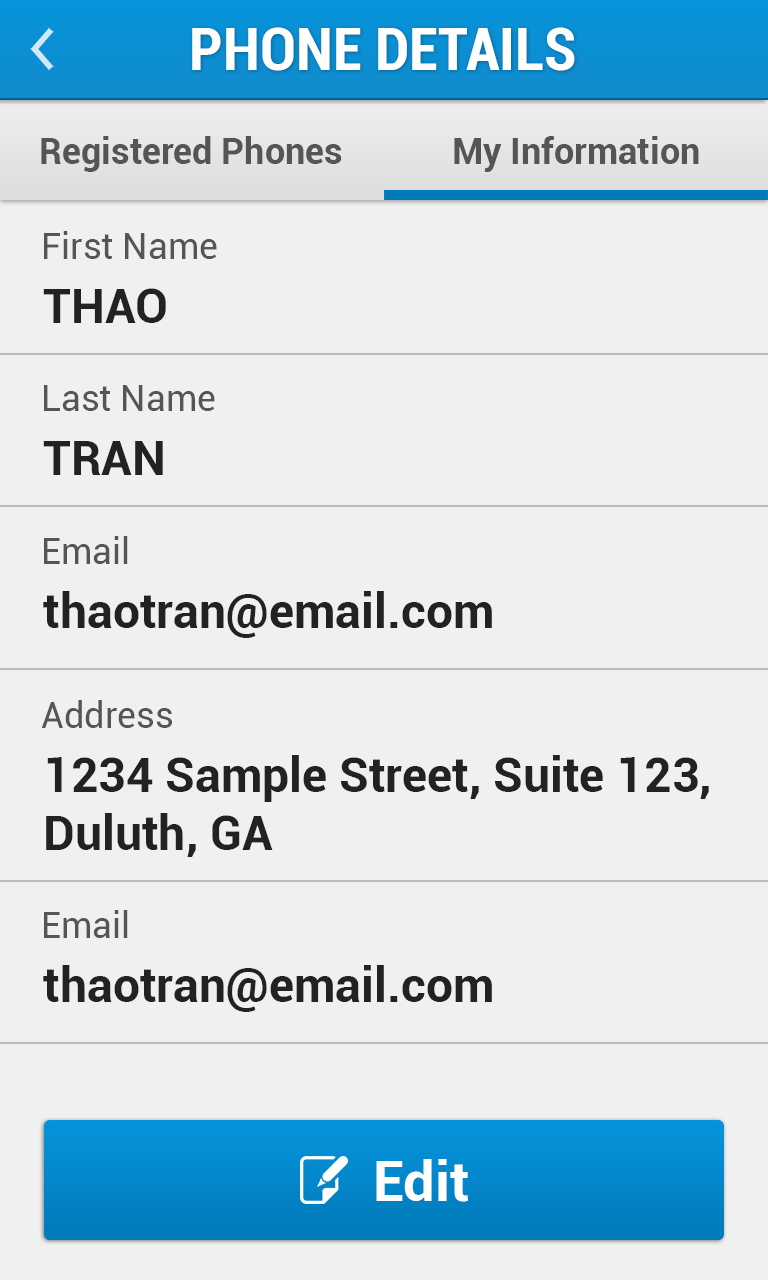
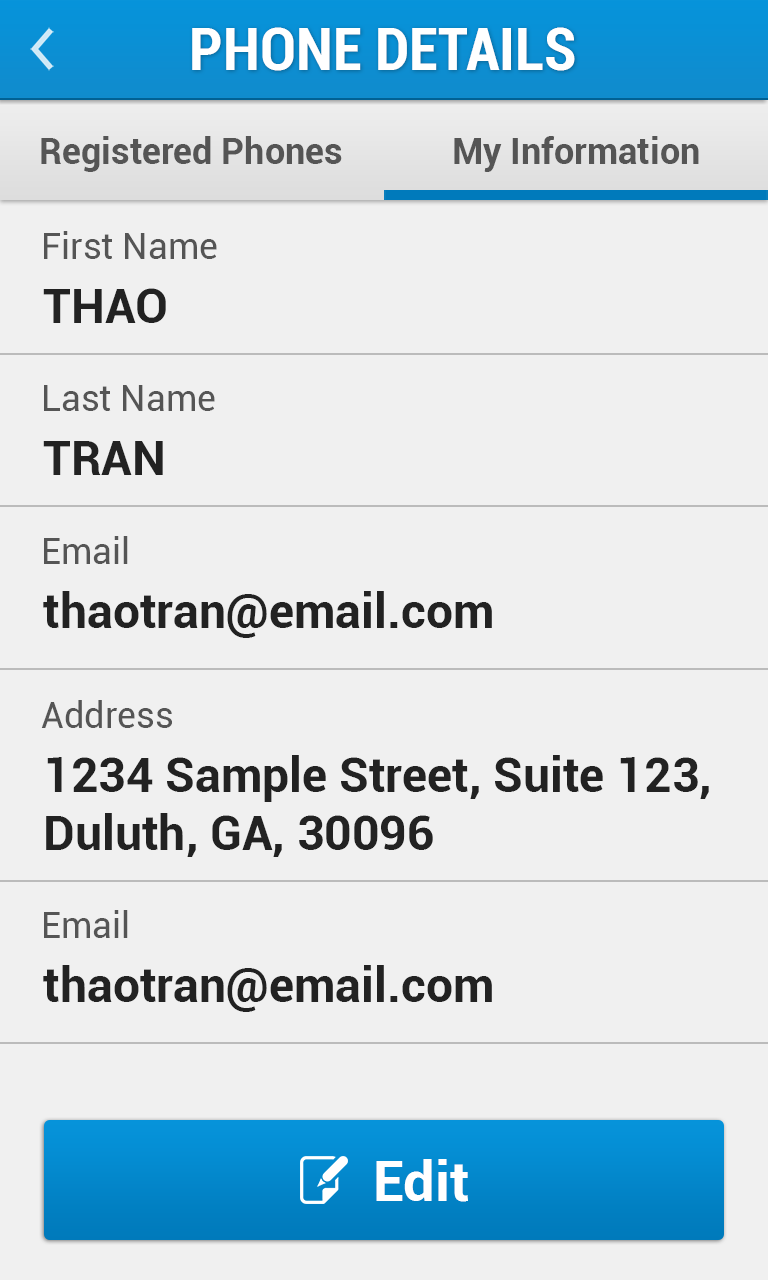
Two versions of the same layered image (768 × 1280). Layer-by-layer changes:
renamed "1234 Sample Street, Suite 123, Duluth, GA" to "1234 Sample Street, Suite 123, Duluth, GA, 30096", painted on it over box(273, 815, 433, 857)
